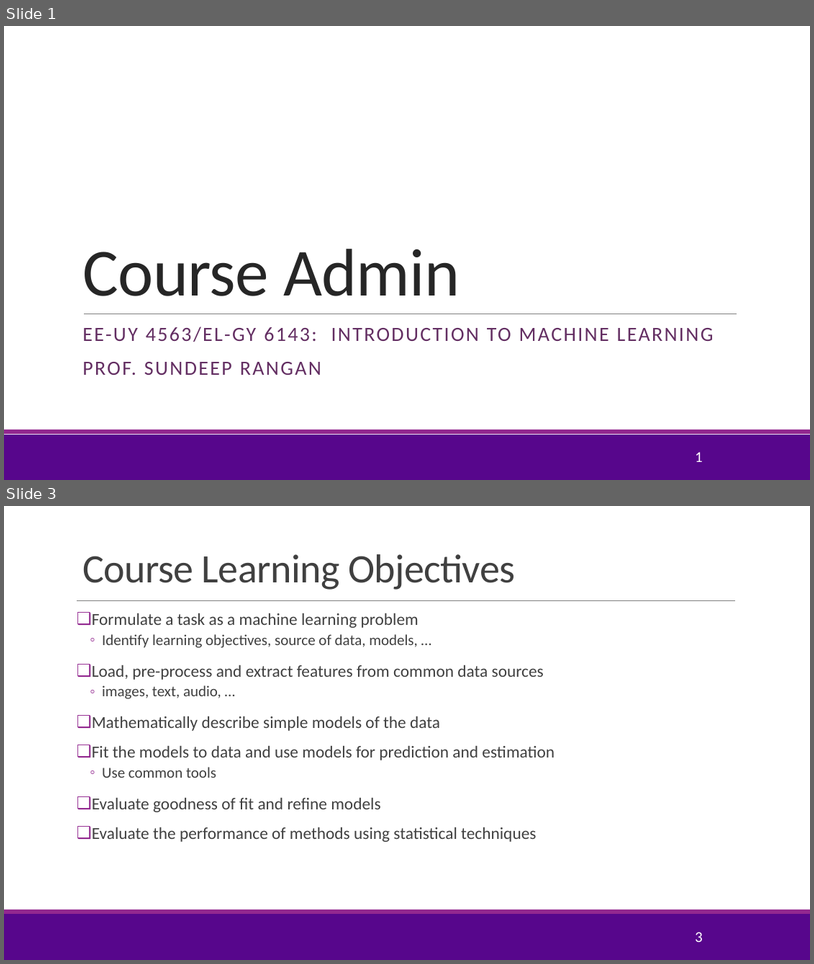
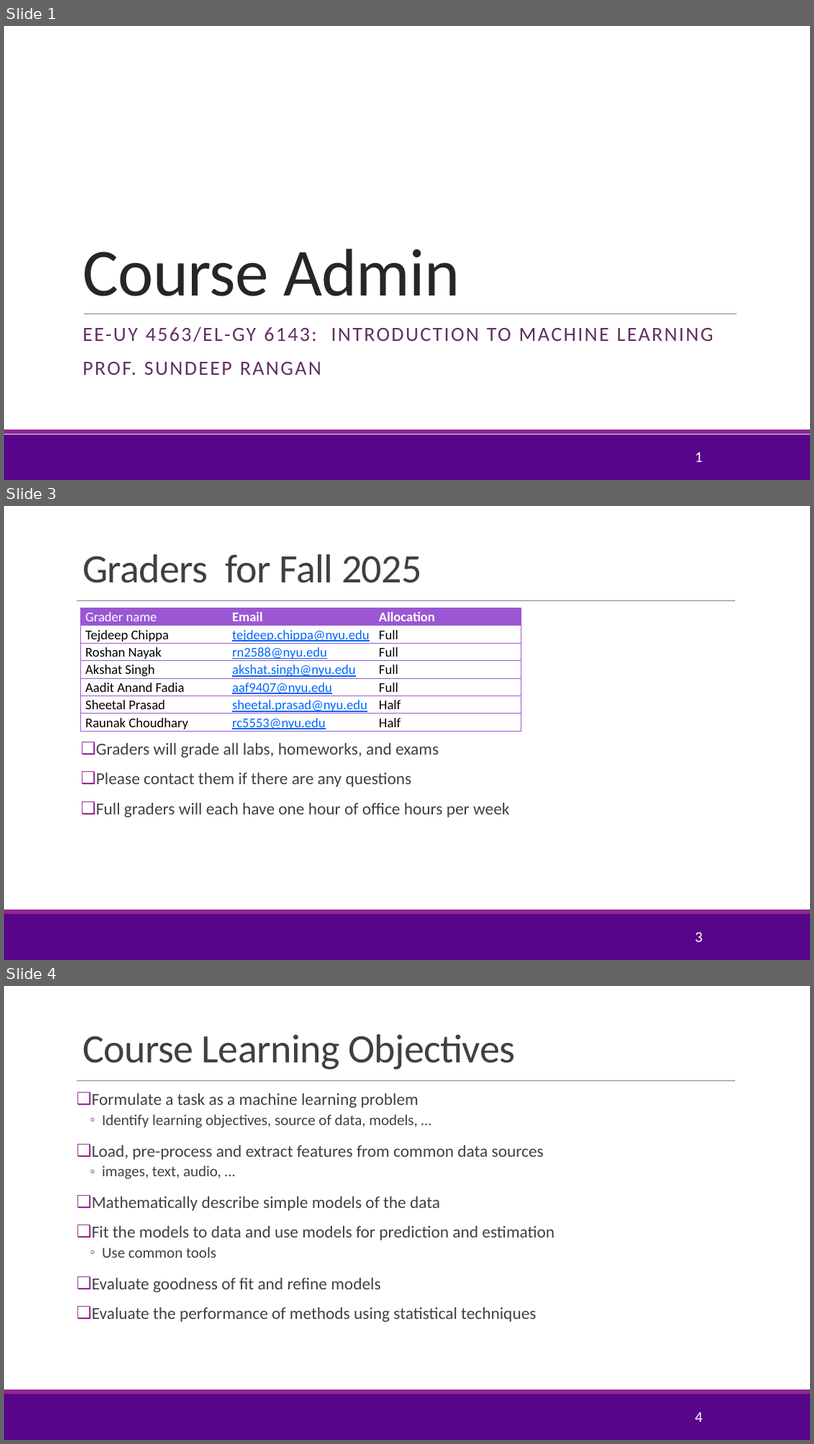
Before and after one commit to sdrangan/introml, a slide deck: lectures/CourseAdmin.pptx. Shown one above the other, each under a label of ours: slides 1 and 3 before the commit, slides 1, 3 and 4 after it; the slides between them are not shown. The pictures are 814x964 and 814x1444 pixels, drawn with LibreOffice and Linux fonts; fonts in the diff are those of the drawing; background and template pictures are left out. Boxes give left, top, right and bottom in pixels: in the first picture for what was removed or moved away, otherwise in the second. Text is boxed around its words. In the diff, an @@ line names an element or a change of style, - is before the commit and + after.

```diff
--- a/lectures/CourseAdmin.pptx
+++ b/lectures/CourseAdmin.pptx
@@ slide 3 added at (x1=4, y1=506, x2=810, y2=960), background #FFFFFF; not listed: 3 template elements that a slide beside it also shows @@
@@ title added at (x1=82, y1=554, x2=422, y2=583), 48 pt, text #404040 @@
+Graders for Fall 2025
@@ table added at (x1=81, y1=608, x2=522, y2=734), 7 rows, 3 columns @@
+Grader name | Email | Allocation
+Tejdeep Chippa | tejdeep.chippa@nyu.edu | Full
+Roshan Nayak | rn2588@nyu.edu | Full
+Akshat Singh | akshat.singh@nyu.edu | Full
+Aadit Anand Fadia | aaf9407@nyu.edu | Full
+Sheetal Prasad | sheetal.prasad@nyu.edu | Half
+Raunak Choudhary | rc5553@nyu.edu | Half
@@ text added at (x1=96, y1=743, x2=509, y2=817), 20 pt, text #404040 @@
+❑ Graders will grade all labs, homeworks, and exams
+❑ Please contact them if there are any questions
+❑ Full graders will each have one hour of office hours per week
@@ page number added at (x1=695, y1=932, x2=703, y2=942), 18 pt, text #FFFFFF @@
+3
@@ what was slide 3 is now slide 4 @@
@@ page number at (x1=695, y1=1412, x2=703, y2=1422): text changed @@
-3
+4
```
Also in this commit, not shown: 2 slides changed, 1 other file.
